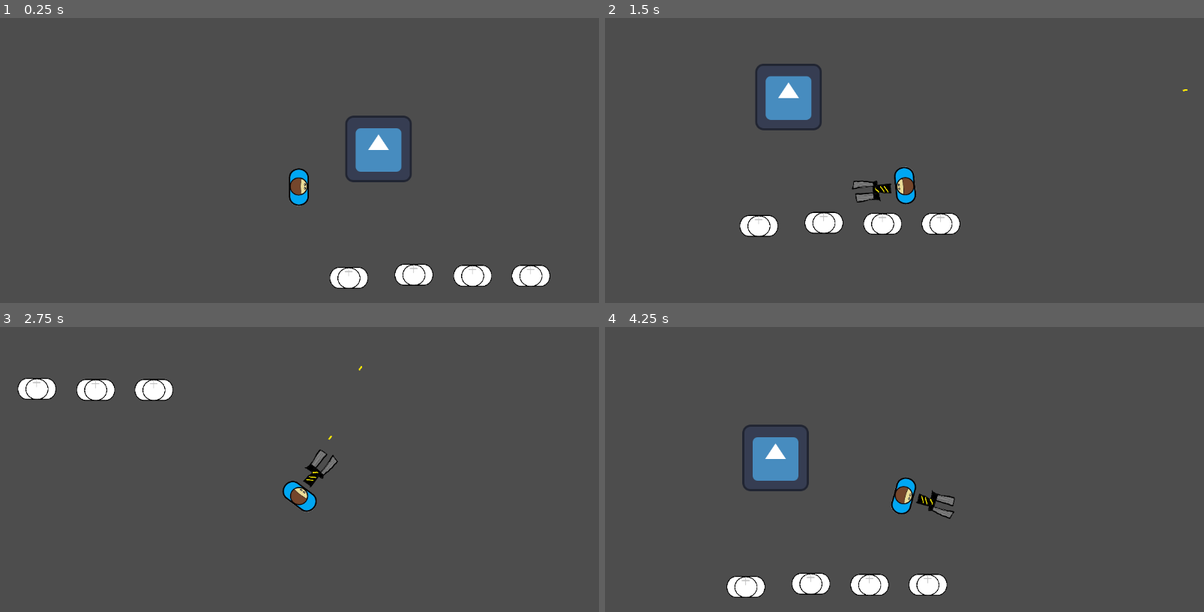
Above: before the commit, frames 1-4 (two rows, left to right).
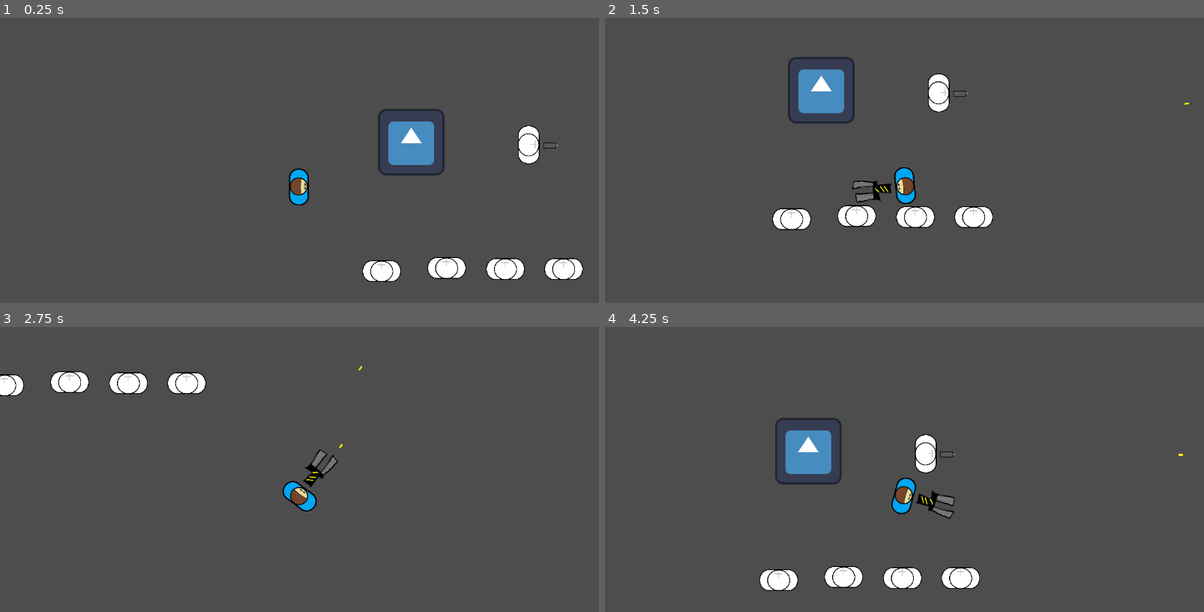
Above: after the commit, the same moments.

Repository: 18teasi/EPQ-Artifact-IT
Game: Godot game, scene res://Assets/testing scene.tscn
Two runs of this game, one before a commit and one after it. Both use one fixed random seed, a clock stepped at 60 frames per second and the inputs below. The engine's default icon, where the game draws it, is replaced by a stand-in: a white triangle on a blue panel in a dark square.
Inputs (mouse positions are in pixels of both pictures, inside the frame that each line leads up to):
- Up to frame 1 (0.25 s): no input
- Up to frame 2 (1.5 s): tap Enter at 0.5 s; move the mouse to (1036, 169) at 0.52 s; press the mouse at (1036, 169) at 0.53 s; hold D (MoveRight) 0.53-1.28 s; tap 2 (Weapon 2) at 0.8, 1.35 s; move the mouse to (784, 203) at 1.27 s; release the mouse at (784, 203) at 1.28 s; hold S (MoveDown) from 1.28 s (still down)
- Up to frame 3 (2.75 s): click (179, 512) at 1.55 s; move the mouse to (359, 421) at 2.02 s; release S (MoveDown) at 2.03 s; press the mouse at (359, 421) at 2.03 s; hold D (MoveRight) from 2.03 s (still down); tap 2 (Weapon 2) at 2.3 s
- Up to frame 4 (4.25 s): move the mouse to (874, 563) at 2.77 s; release D (MoveRight) at 2.78 s; release the mouse at (874, 563) at 2.78 s; hold W (MoveUp) 2.78-3.53 s; tap 0 (Weapon 0) at 2.85 s; click (874, 563) at 3.05 s; move the mouse to (1084, 546) at 3.52 s; hold A (MoveLeft) from 3.53 s (still down); tap 2 (Weapon 2) at 3.6 s

The runs differ from the first frame. In frame 1, 5.7% of the frame differs, in the area x 55-98%, y 31-95%; in frame 2, 5.8%, in the area x 22-98%, y 13-77%; in frame 3, 2.5%; in frame 4, 5.8%.

Commit message:
MG primary fire implemented
MG primary fire fully implemented with alternating fire

Added a dummy that can fire  a bullet

Diff:
--- a/EPQ Godot project - Testing environment/EPQ Godot project - Testing environment/Assets/Characters/Basic man/Basic man.gd
+++ b/EPQ Godot project - Testing environment/EPQ Godot project - Testing environment/Assets/Characters/Basic man/Basic man.gd
@@ -9,7 +9,7 @@
 var weapon = 0
 const SPEED = 500
 var health = 100
-const mgbulletspawns = []
+var selectedspawn = 0
 var can_primary_fire = true
 var bullet_scene = preload("res://Assets/Projectiles/Pistol_Bullet.tscn")
 
@@ -19,7 +19,10 @@
 	if weapon == 1:
 		bulletspawn = $"Pistol Bullet spawn"
 	if weapon == 2:
-		bulletspawn = $"MG Bullet spawns/MG Bullet spawn 1"
+		bulletspawn = $"MG Bullet spawns".get_children()[selectedspawn % 2]
+		selectedspawn += 1
+
+
 	var player_direction = (get_global_mouse_position()- position).normalized()
 	player_primary_fire.emit(bulletspawn.global_position, player_direction, damage)
 	can_primary_fire = false
@@ -60,7 +63,6 @@
 	if Input.is_action_just_pressed("Weapon 2"):
 		$"Primary fire cooldown".wait_time = 0.05
 		weapon = 2
-		var bulletspawn = $"MG Bullet spawns"
 		$GameWeaponSprite.texture = textures[weapon-1]
 
 
--- a/EPQ Godot project - Testing environment/EPQ Godot project - Testing environment/Assets/Characters/test_dummy.gd
+++ b/EPQ Godot project - Testing environment/EPQ Godot project - Testing environment/Assets/Characters/test_dummy.gd
@@ -1,11 +1,15 @@
 extends CharacterBody2D
 var damageinstance = 0
 var health = 40
+var can_primary_fire = true
+var damage = 10
 
-func _process(delta):
+
+
+
+func _process(_delta):
 	if health <= 0:
 		dead()
-
 
 
 
--- /dev/null
+++ b/EPQ Godot project - Testing environment/EPQ Godot project - Testing environment/Assets/Characters/test_dummy_with_gun.gd
@@ -0,0 +1,42 @@
+extends CharacterBody2D
+var damageinstance = 0
+var health = 40
+var can_primary_fire = true
+var damage = 10
+
+signal enemy_primary_fire(pos, direction, damage)
+
+
+func on_primary_fire():
+	var bulletspawn = $"Attack spawn"
+	var direction = ($GameWeaponPistol.position).normalized()
+	enemy_primary_fire.emit(bulletspawn.global_position, direction, damage)
+	can_primary_fire = false
+	$"Attack cooldown".start()
+
+
+
+func _process(_delta):
+	if health <= 0:
+		dead()
+	if can_primary_fire:
+		on_primary_fire()
+
+
+
+func dead():
+	queue_free()
+
+func hit():
+	health -= damageinstance
+	print(health)
+	print("hit")
+
+
+
+
+
+
+
+func _on_attack_cooldown_timeout():
+	can_primary_fire = true
--- /dev/null
+++ b/EPQ Godot project - Testing environment/EPQ Godot project - Testing environment/Assets/Characters/test_dummy_with_gun.tscn
@@ -0,0 +1,38 @@
+[gd_scene load_steps=5 format=3 uid="uid://dhu5qyi3a0vax"]
+
+[ext_resource type="Script" path="res://Assets/Characters/test_dummy_with_gun.gd" id="1_s2622"]
+[ext_resource type="Texture2D" uid="uid://dggade8efnh3f" path="res://Assets/PNGs/Test Dummy.png" id="2_h2ns6"]
+[ext_resource type="Texture2D" uid="uid://cacfcwom6prra" path="res://Assets/PNGs/Game Weapon Pistol.png" id="2_ws2up"]
+
+[sub_resource type="RectangleShape2D" id="RectangleShape2D_5oopo"]
+size = Vector2(558.184, 372.125)
+
+[node name="Test Dummy" type="CharacterBody2D"]
+script = ExtResource("1_s2622")
+
+[node name="TestDummy" type="Sprite2D" parent="."]
+position = Vector2(-1.52588e-05, -3.8147e-06)
+rotation = 1.5708
+scale = Vector2(0.171986, 0.171986)
+texture = ExtResource("2_h2ns6")
+
+[node name="CollisionShape2D" type="CollisionShape2D" parent="."]
+position = Vector2(-9.53674e-07, 2.14577e-06)
+rotation = 1.5708
+scale = Vector2(0.171986, 0.171986)
+shape = SubResource("RectangleShape2D_5oopo")
+
+[node name="GameWeaponPistol" type="Sprite2D" parent="."]
+position = Vector2(40, 0)
+rotation = 1.57079
+scale = Vector2(0.0800003, 0.0800003)
+texture = ExtResource("2_ws2up")
+
+[node name="Attack spawn" type="Marker2D" parent="."]
+position = Vector2(56, -3.63798e-12)
+rotation = 1.57079
+scale = Vector2(0.0800003, 0.0800003)
+
+[node name="Attack cooldown" type="Timer" parent="."]
+
+[connection signal="timeout" from="Attack cooldown" to="." method="_on_attack_cooldown_timeout"]
--- a/EPQ Godot project - Testing environment/EPQ Godot project - Testing environment/Assets/Projectiles/Pistol_Bullet.tscn
+++ b/EPQ Godot project - Testing environment/EPQ Godot project - Testing environment/Assets/Projectiles/Pistol_Bullet.tscn
@@ -25,5 +25,4 @@
 one_shot = true
 
 [connection signal="body_entered" from="." to="." method="_on_body_entered"]
-[connection signal="child_entered_tree" from="." to="." method="_on_child_entered_tree"]
 [connection signal="timeout" from="ExpiryTimer" to="." method="_on_timer_timeout"]
--- a/EPQ Godot project - Testing environment/EPQ Godot project - Testing environment/Assets/Projectiles/bullet.gd
+++ b/EPQ Godot project - Testing environment/EPQ Godot project - Testing environment/Assets/Projectiles/bullet.gd
@@ -13,11 +13,12 @@
 
 
 func _on_body_entered(body):
+	queue_free()
 	if body.has_method("hit"):
 		body.damageinstance = damage
 		body.hit()
 
-	queue_free()
+
 
 
 func _on_timer_timeout():
--- a/EPQ Godot project - Testing environment/EPQ Godot project - Testing environment/Assets/testing scene.gd
+++ b/EPQ Godot project - Testing environment/EPQ Godot project - Testing environment/Assets/testing scene.gd
@@ -2,18 +2,26 @@
 var bullet_scene: PackedScene = preload ("res://Assets/Projectiles/Pistol_Bullet.tscn")
 
 # Called when the node enters the scene tree for the first time.
-func _ready():
-	pass # Replace with function body.
+
 
 
 # Called every frame. 'delta' is the elapsed time since the previous frame.
 
 
 
-func _on_basic_man_player_primary_fire(pos, direction, damage):
+func _on_basic_man_player_primary_fire(pos,direction,damage):
 	var bullet = bullet_scene.instantiate() as Area2D
 	bullet.position = pos
 	bullet.rotation_degrees = rad_to_deg(direction.angle()) + 90
 	bullet.direction = direction
 	bullet.damage = damage
 	$Projectiles.add_child(bullet)
+
+
+func _on_gun_dummy_enemy_primary_fire(pos, direction, damage):
+	var bullet = bullet_scene.instantiate() as Area2D
+	bullet.position = pos
+	bullet.rotation_degrees = rad_to_deg(direction.angle()) + 90
+	bullet.direction = direction
+	bullet.damage = damage
+	$Projectiles.add_child(bullet)
--- a/EPQ Godot project - Testing environment/EPQ Godot project - Testing environment/Assets/testing scene.tscn
+++ b/EPQ Godot project - Testing environment/EPQ Godot project - Testing environment/Assets/testing scene.tscn
@@ -1,14 +1,16 @@
-[gd_scene load_steps=5 format=3 uid="uid://bjqqktvu5j6qr"]
+[gd_scene load_steps=6 format=3 uid="uid://bjqqktvu5j6qr"]
 
 [ext_resource type="PackedScene" uid="uid://b3f88hxg3t763" path="res://Assets/Characters/Basic man/Basic man.tscn" id="1_4d570"]
 [ext_resource type="Script" path="res://Assets/testing scene.gd" id="1_u6ar8"]
 [ext_resource type="Texture2D" uid="uid://ck2beebjyx23g" path="res://Assets/icon.svg" id="3_eswre"]
 [ext_resource type="PackedScene" uid="uid://chjsq1rhkvpbe" path="res://Assets/Characters/test_dummy.tscn" id="4_bkowd"]
+[ext_resource type="PackedScene" uid="uid://dhu5qyi3a0vax" path="res://Assets/Characters/test_dummy_with_gun.tscn" id="5_ra3iw"]
 
 [node name="Level" type="Node2D"]
 script = ExtResource("1_u6ar8")
 
 [node name="BasicMan" parent="." instance=ExtResource("1_4d570")]
+position = Vector2(-63, 13)
 scale = Vector2(0.403333, 0.384391)
 
 [node name="Camera2D" type="Camera2D" parent="BasicMan"]
@@ -35,4 +37,8 @@
 position = Vector2(447, 171)
 rotation = -1.57079
 
+[node name="Gun Dummy" parent="." instance=ExtResource("5_ra3iw")]
+position = Vector2(379, -65)
+
 [connection signal="player_primary_fire" from="BasicMan" to="." method="_on_basic_man_player_primary_fire"]
+[connection signal="enemy_primary_fire" from="Gun Dummy" to="." method="_on_gun_dummy_enemy_primary_fire"]
